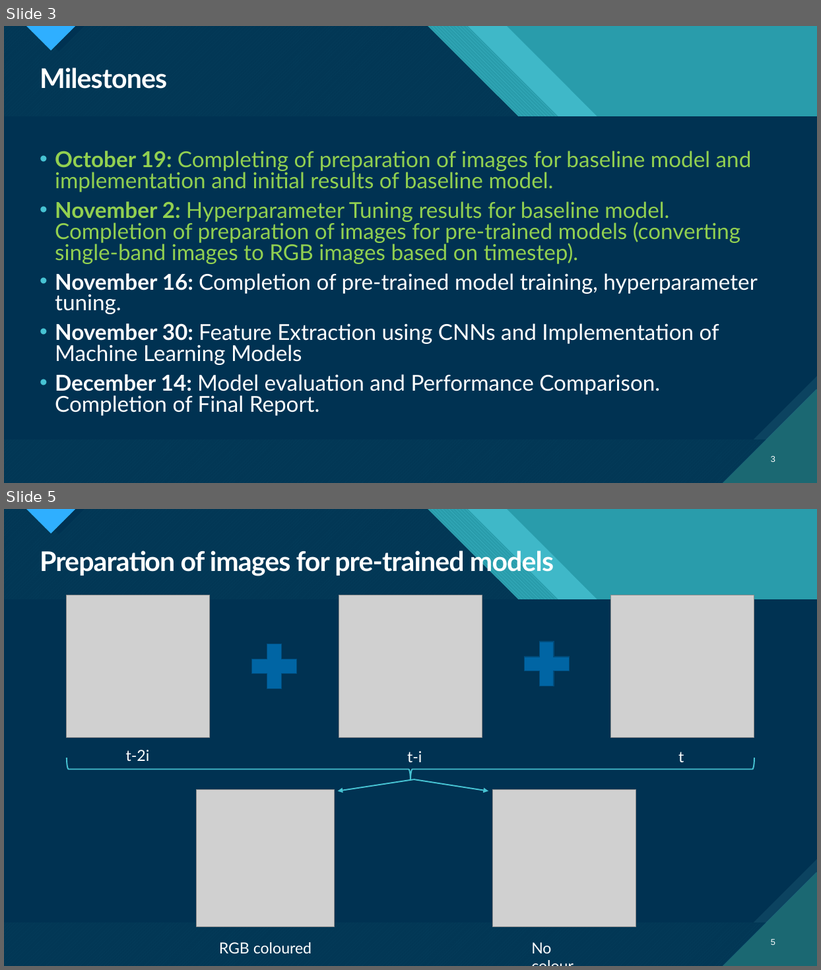
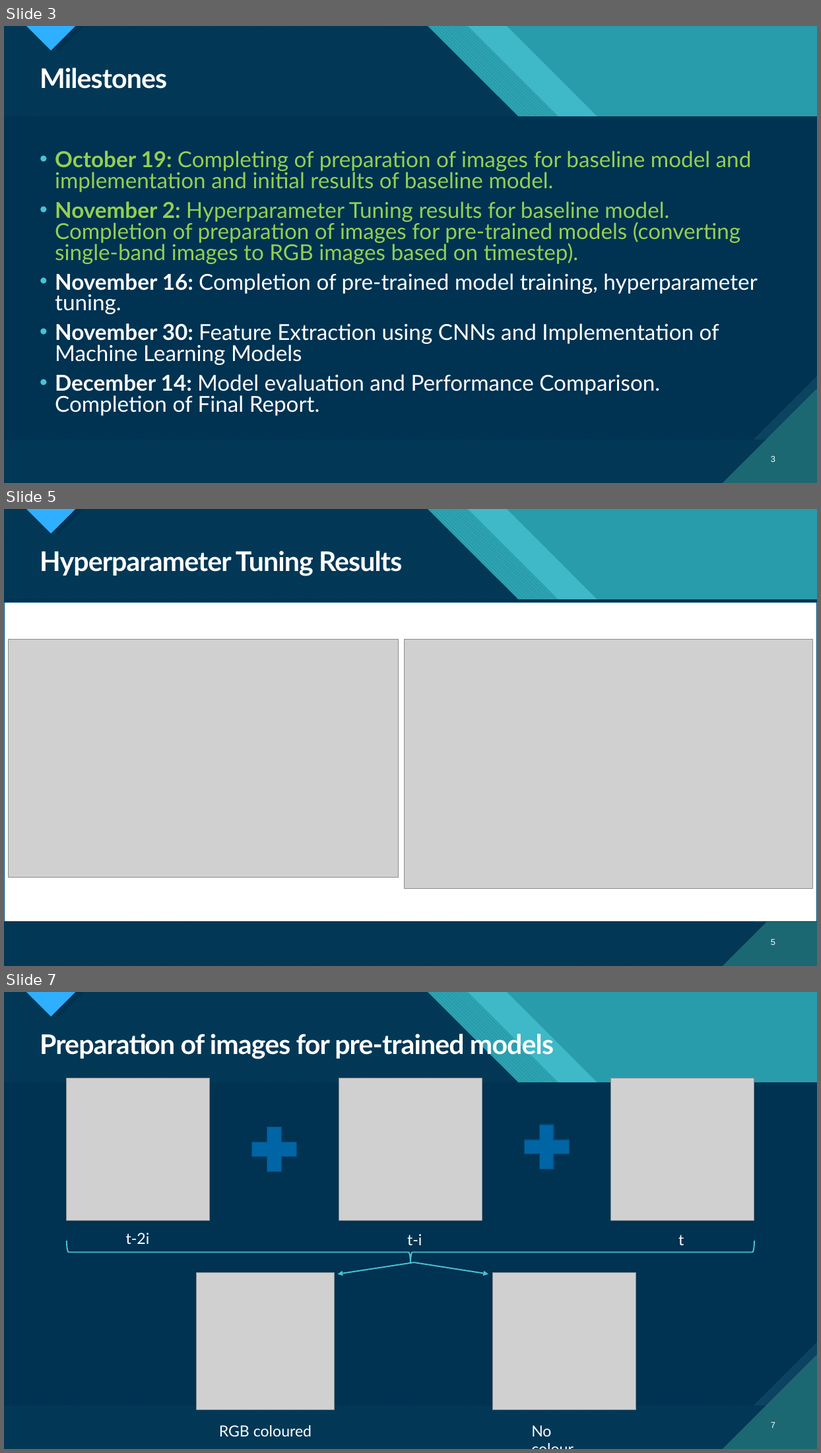
Before and after one commit to arshmodak/Hurricane-Wind-Speed-Prediction-using-Deep-Learning-and-Machine-Learning, a slide deck: Progress Update_2.pptx. Shown one above the other, each under a label of ours: slides 3 and 5 before the commit, slides 3, 5 and 7 after it; the slides between them are not shown. The pictures are 821x970 and 821x1453 pixels, drawn with LibreOffice and Linux fonts; fonts in the diff are those of the drawing; grey boxes stand for pictures. Boxes give left, top, right and bottom in pixels: in the first picture for what was removed or moved away, otherwise in the second. Text is boxed around its words. In the diff, an @@ line names an element or a change of style, - is before the commit and + after.

Commit message:
updated ppt with results

```diff
--- a/Progress Update_2.pptx
+++ b/Progress Update_2.pptx
@@ slide 5 added at (4,509,817,966), background #47C3D3; not listed: 18 template elements that a slide beside it also shows @@
@@ title added at (40,551,402,576), 32 pt, text #FFFFFF, bold @@
+Hyperparameter Tuning Results
@@ rectangle added at (4,602,817,921), fill #FFFFFF, outline #004B79 1 pt @@
@@ picture added at (8,640,399,877) @@
@@ picture added at (404,640,813,889) @@
@@ page number added at (771,939,776,945), 10 pt, text #FFFFFF @@
+5
@@ what was slide 5 is now slide 7 @@
@@ page number at (771,1422,776,1428): text changed @@
-5
+7
```
Also in this commit, not shown: 1 slide changed, 2 other slides added, 1 slide removed.
